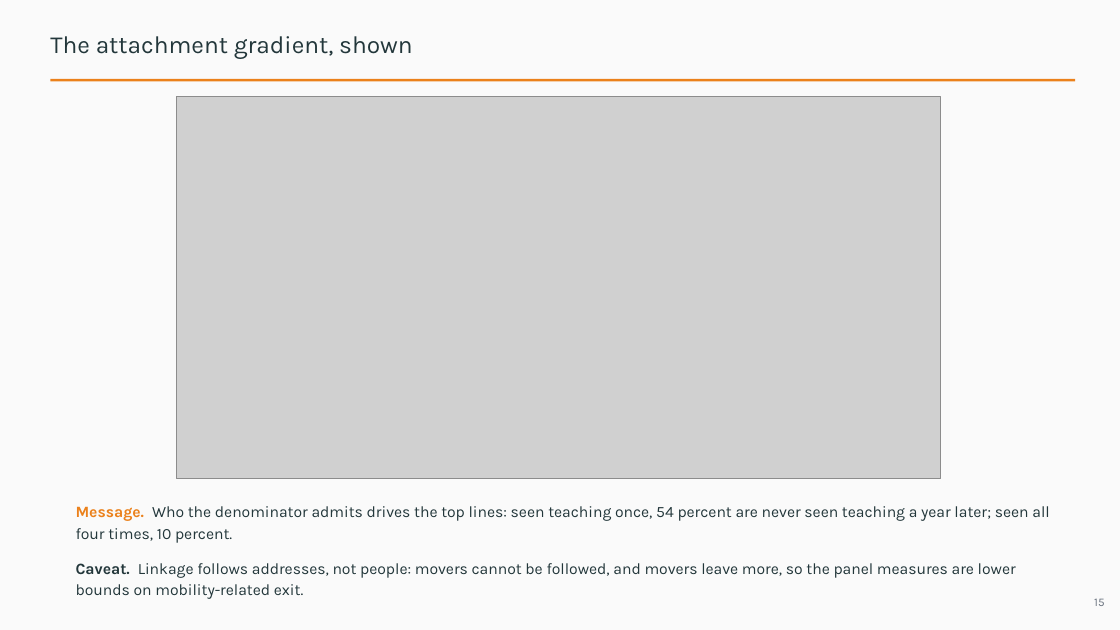
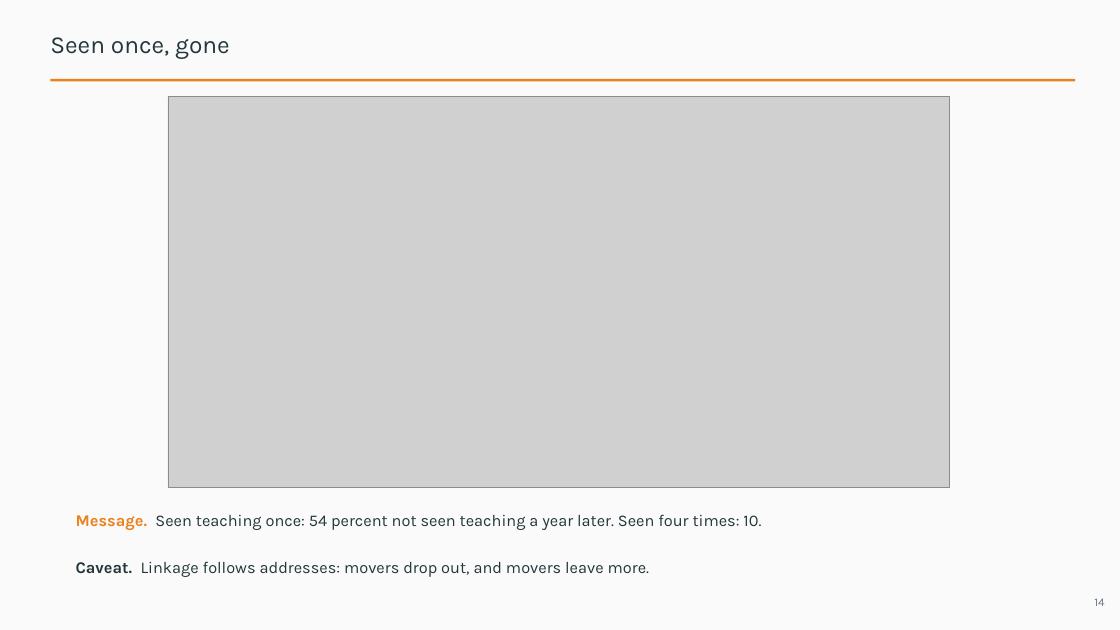
Before and after one commit to jedr1-ship-it/Alternative-Pathways----Quant, a slide deck: slide 14 of report/data_cluster/Proyect_US_cluster.pptx (slide 15 before the commit). Drawn at 1120x630 pixels with LibreOffice and Linux fonts; fonts in the diff are those of the drawing; grey boxes stand for pictures. Boxes give left, top, right and bottom in pixels: in the first picture for what was removed or moved away, otherwise in the second. Text is boxed around its words. In the diff, an @@ line names an element or a change of style, - is before the commit and + after.

```diff
--- a/report/data_cluster/Proyect_US_cluster.pptx
+++ b/report/data_cluster/Proyect_US_cluster.pptx
@@ text at <box>50,37,230,59</box>: text changed @@
-The attachment gradient, shown
+Seen once, gone
@@ picture: place and size @@
-picture at <box>176,97,941,479</box>
+picture at <box>168,97,949,487</box>
@@ text at <box>76,514,761,530</box>: text changed; size 13.5 to 14 pt @@
-Message. Who the denominator admits drives the top lines: seen teaching once, 54 percent are never seen teaching a year later; seen all four times, 10 percent.
+Message. Seen teaching once: 54 percent not seen teaching a year later. Seen four times: 10.
@@ text at <box>76,561,649,577</box>: text changed; size 13.5 to 14 pt @@
-Caveat. Linkage follows addresses, not people: movers cannot be followed, and movers leave more, so the panel measures are lower bounds on mobility-related exit.
+Caveat. Linkage follows addresses: movers drop out, and movers leave more.
@@ text at <box>1094,598,1104,606</box>: text changed @@
-15
+14
```
Also in this commit, not shown: 22 other slides changed, 3 slides added, 15 slides removed, 3 other files.
